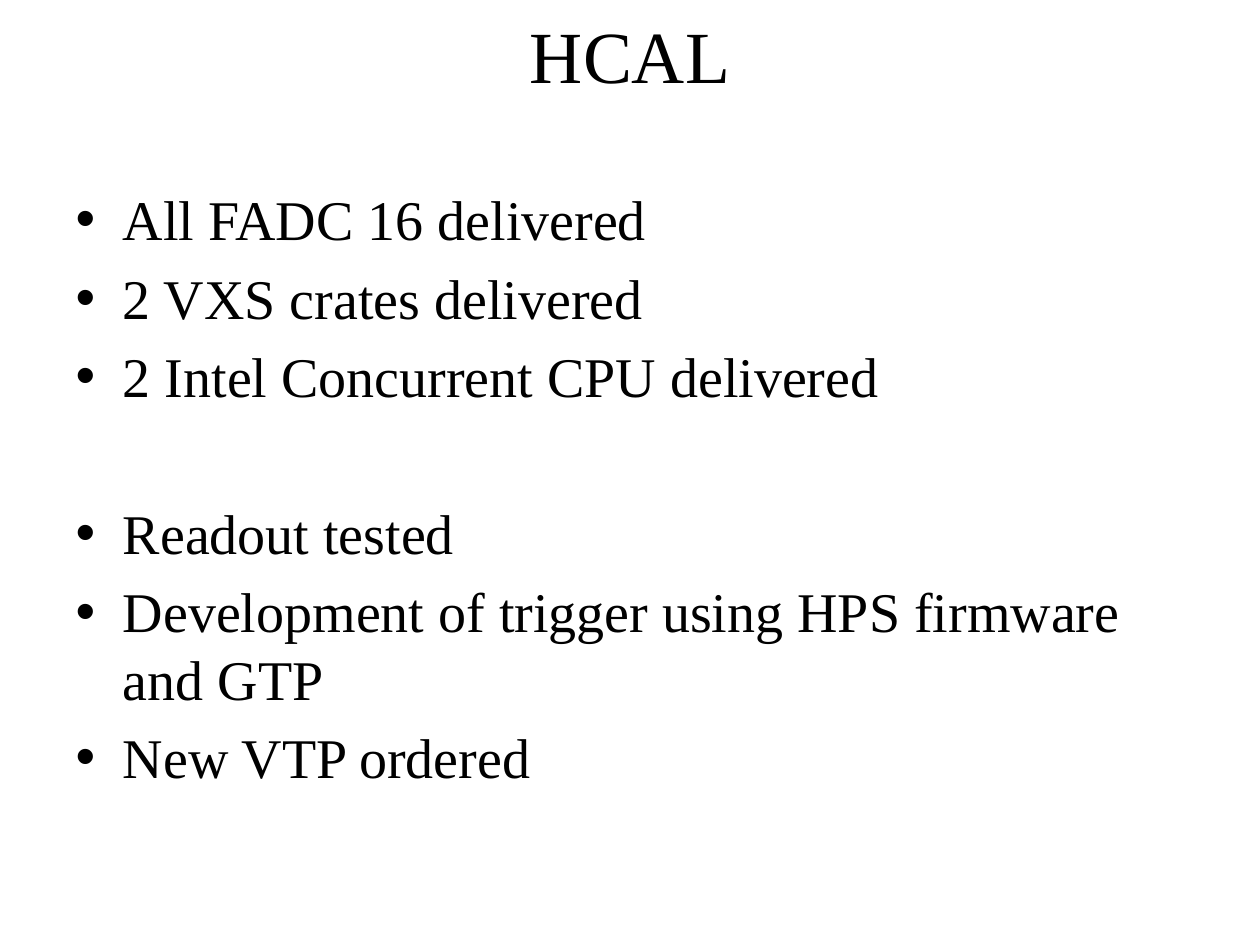
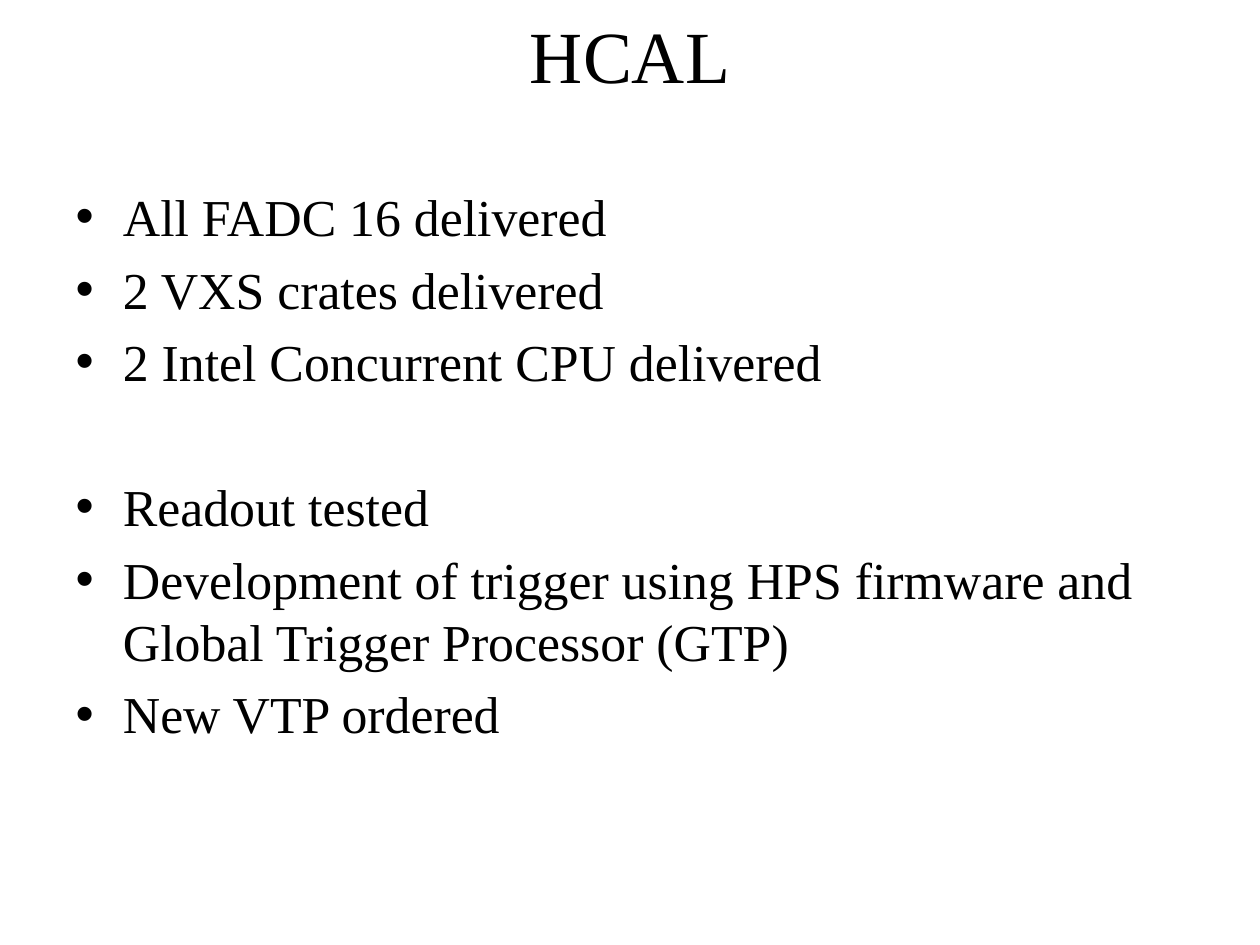
Before and after one commit to bmoffit/sbsdaq, a slide deck: slide 12 of 2015_DOE_Review/SuperBigBite DAQ update.pptx. Drawn at 1260x945 pixels with LibreOffice and Linux fonts; fonts in the diff are those of the drawing; background and template pictures are left out. Boxes give left, top, right and bottom in pixels: in the first picture for what was removed or moved away, otherwise in the second. Text is boxed around its words. In the diff, an @@ line names an element or a change of style, - is before the commit and + after.

```diff
--- a/2015_DOE_Review/SuperBigBite DAQ update.pptx
+++ b/2015_DOE_Review/SuperBigBite DAQ update.pptx
@@ text at (x1=123, y1=200, x2=822, y2=734): size 32 to 29.6 pt in "All FADC 16 delivered", "2 VXS crates delivered", "2 Intel Concurrent CPU delivered", "Readout tested" and 1 more places @@
@@ text at (x1=123, y1=562, x2=1132, y2=671): text changed; size 32 to 29.6 pt @@
-• Development of trigger using HPS firmware and GTP
+• Development of trigger using HPS firmware and Global Trigger Processor (GTP)
```
Also in this commit, not shown: 14 other slides changed, 14 slides added, 1 other file.
